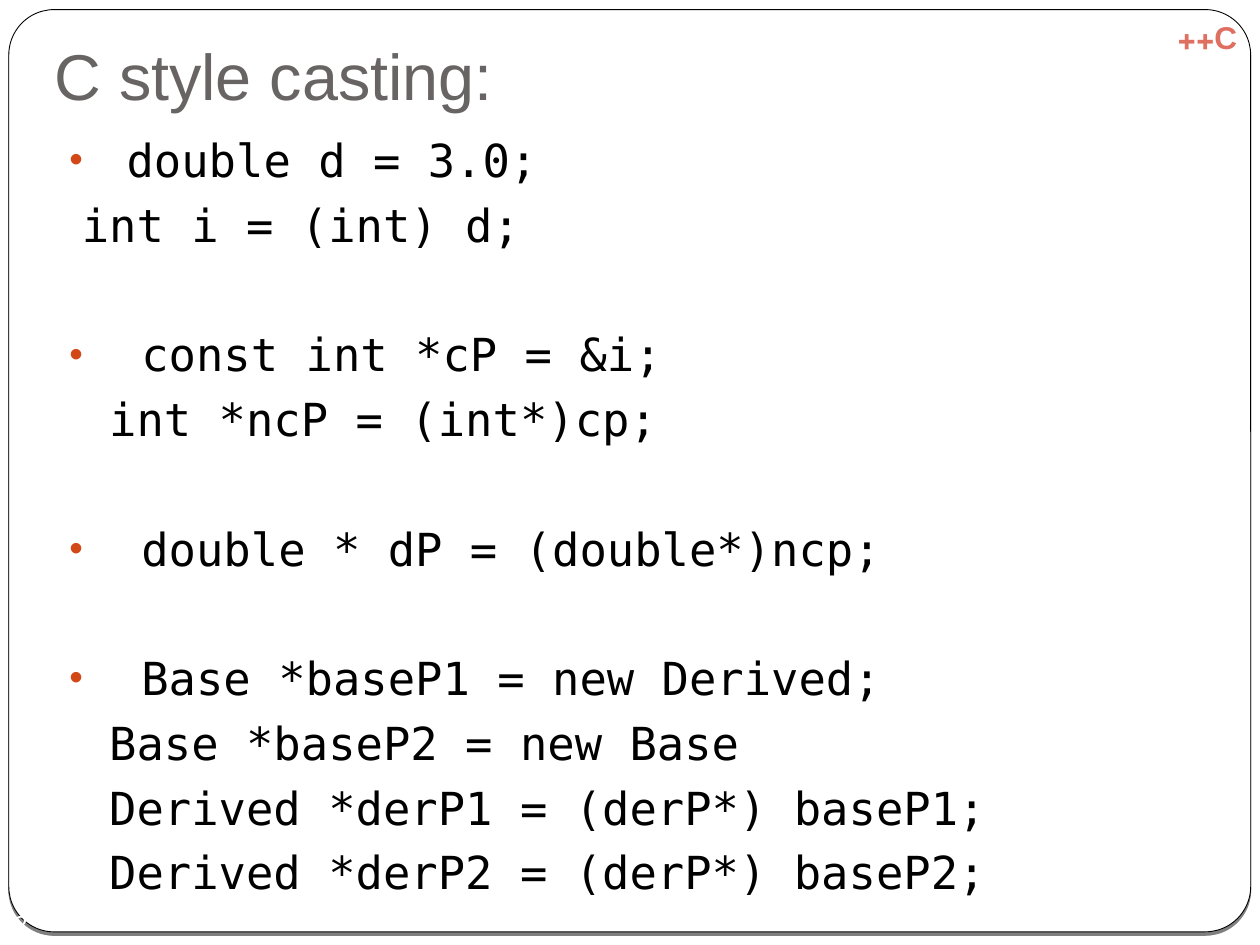
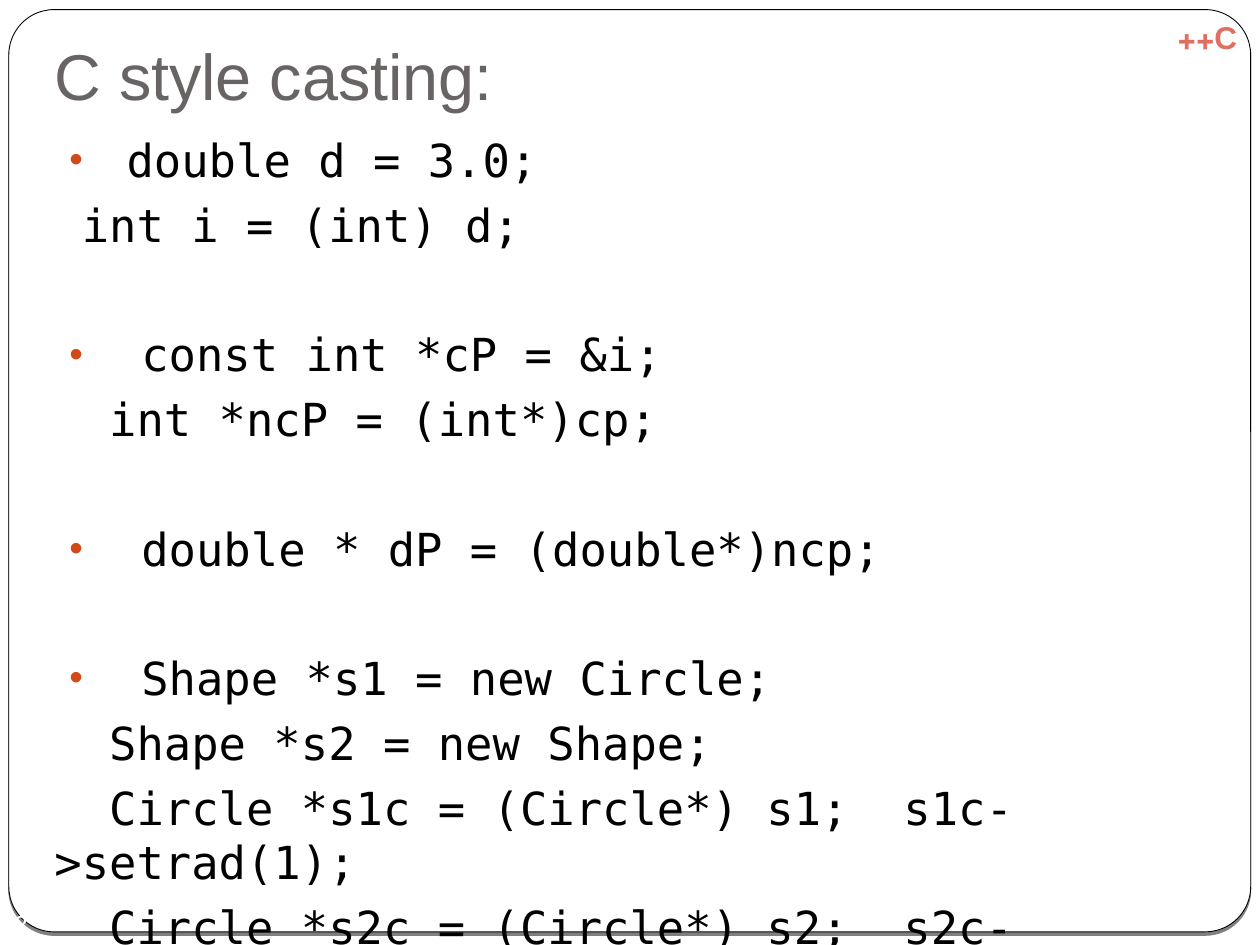
Before and after one commit to cpp-at-ariel/cpp-5779, a slide deck: slide 2 of 07-rtti/slides-rtti.odp. Drawn at 1260x945 pixels with LibreOffice and Linux fonts; fonts in the diff are those of the drawing. Boxes give left, top, right and bottom in pixels: in the first picture for what was removed or moved away, otherwise in the second. Text is boxed around its words. In the diff, an @@ line names an element or a change of style, - is before the commit and + after.

```diff
--- a/07-rtti/slides-rtti.odp
+++ b/07-rtti/slides-rtti.odp
@@ text at bbox=[54, 660, 1013, 945]: text changed @@
-• Base *baseP1 = new Derived;
-Base *baseP2 = new Base
-Derived *derP1 = (derP*) baseP1;
-Derived *derP2 = (derP*) baseP2;
+• Shape *s1 = new Circle;
+Shape *s2 = new Shape;
+Circle *s1c = (Circle*) s1; s1c->setrad(1);
+Circle *s2c = (Circle*) s2; s2c->setrad(1);
```
Also in this commit, not shown: 11 other files.
